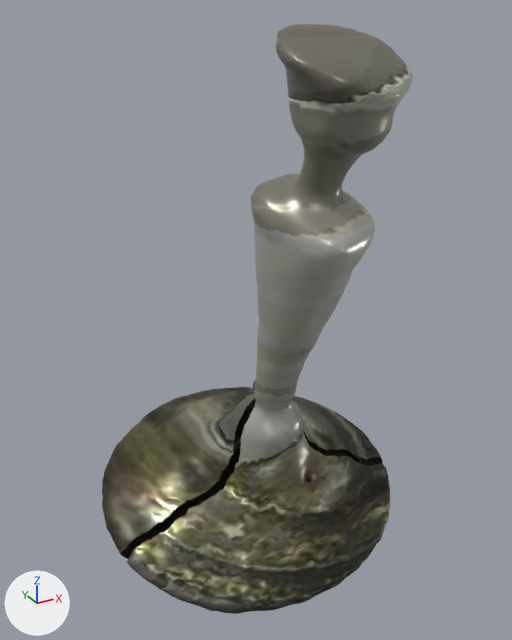
The glTF model public/models/alkafeel/kfl-2154.glb: old version first, new version second.
The view is the same before and after, from a 50 mm lens placed at (-0.579, -1.011, 0.517), pointed at (-0.017, 0.01, 0.006). Every picture has the same lights, and +X, +Y and +Z are marked at lower left. The picture after the commit comes second.

Script lines for the objects in view, before the commit:
```python
me_geometry_0 = bpy.data.meshes.new('geometry_0')
me_geometry_0.from_pydata(...)  # 13234 vertices, 25876 faces; spans x -0.309..0.307, y -0.319..0.317, z -0.498..0.499
me_geometry_0.materials.append(mat_alkafeel_hd_pbr)
ob_geometry_0 = bpy.data.objects.new('geometry_0', me_geometry_0)
ob_geometry_0.location = (0.0, 0.0, 0.0)
```
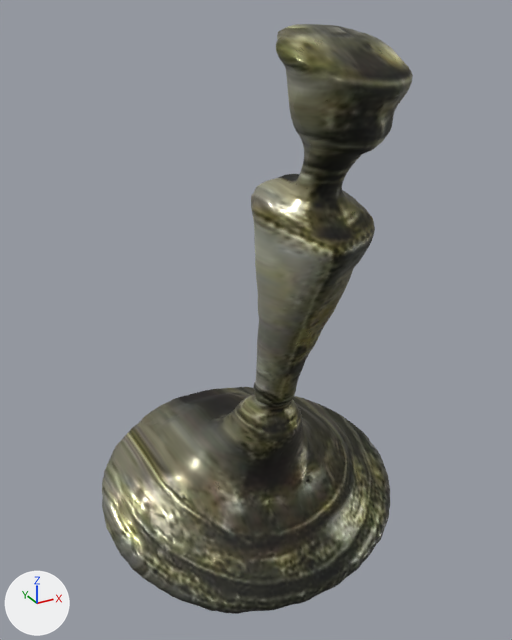
Where the change shows, as pixel boxes [x1, y1, x2, y2] in the pictures (512 x 640 px; the box of a moved part takes in the faces that stretch with it):
part 1 of me_geometry_0, moved or reshaped: before [119, 379, 387, 568]; after [119, 379, 386, 568]
part 2 of me_geometry_0, recoloured: [102, 24, 413, 611] in both

What the commit changed:
Material 'AlKafeel_Watertight_PBR' (mat_alkafeel_watertight_pbr) is new.
Uses the picture img_image_0.
Uses the picture img_image_1.
Uses the picture img_image_2.
me_geometry_0 is used by ob_geometry_0; location (0.0, 0.0, 0.0).
me_geometry_0 had 13234 vertices, 25876 faces and spanned x -0.309..0.307, y -0.319..0.317, z -0.498..0.499.
me_geometry_0 now has 12940 vertices, 25876 faces and spans x -0.309..0.307, y -0.319..0.317, z -0.498..0.499.
me_geometry_0 part 1: 621 vertices moved from x -0.302..0.304, y -0.019..0.018, z -0.446..-0.06 to x -0.301..0.303, y -0.018..0.017, z -0.445..-0.061; 445 vertices removed from x -0.301..0.302, y -0.012..0.014, z -0.445..-0.066; 151 vertices added at x -0.298..0.296, y -0.007..0.014, z -0.442..-0.076.
me_geometry_0 part 2: 25142 faces spanning x -0.309..0.307, y -0.319..0.317, z -0.498..0.499 switch from mat_alkafeel_hd_pbr to mat_alkafeel_watertight_pbr.
